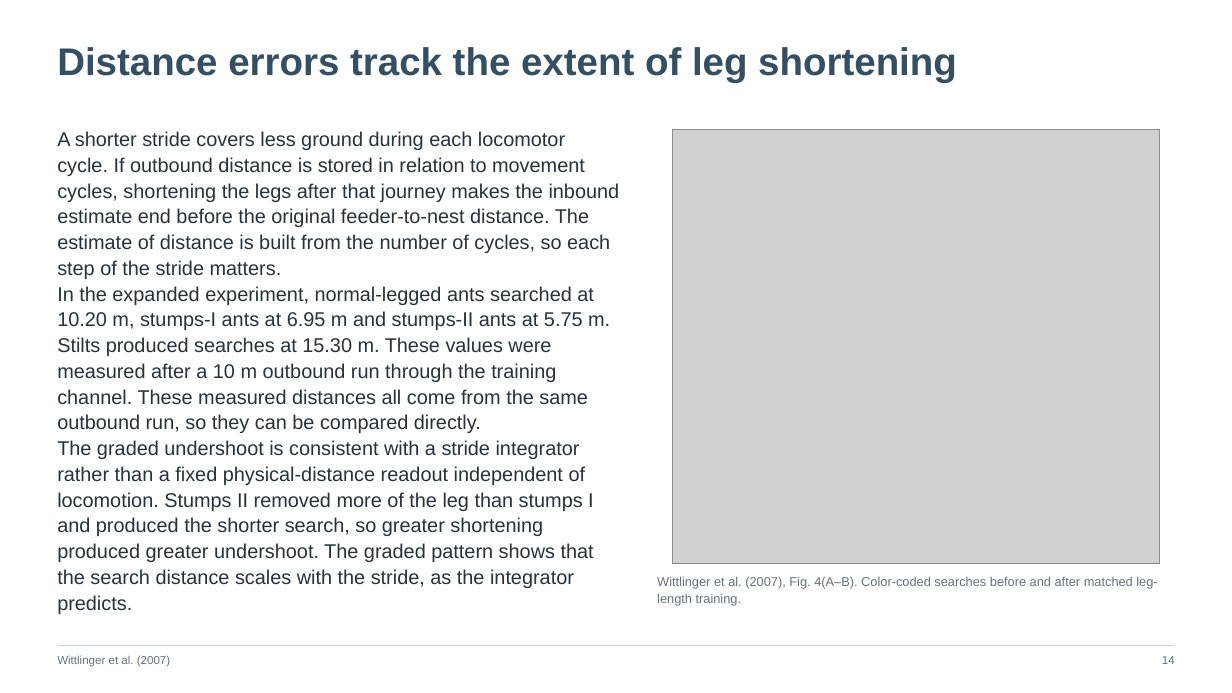
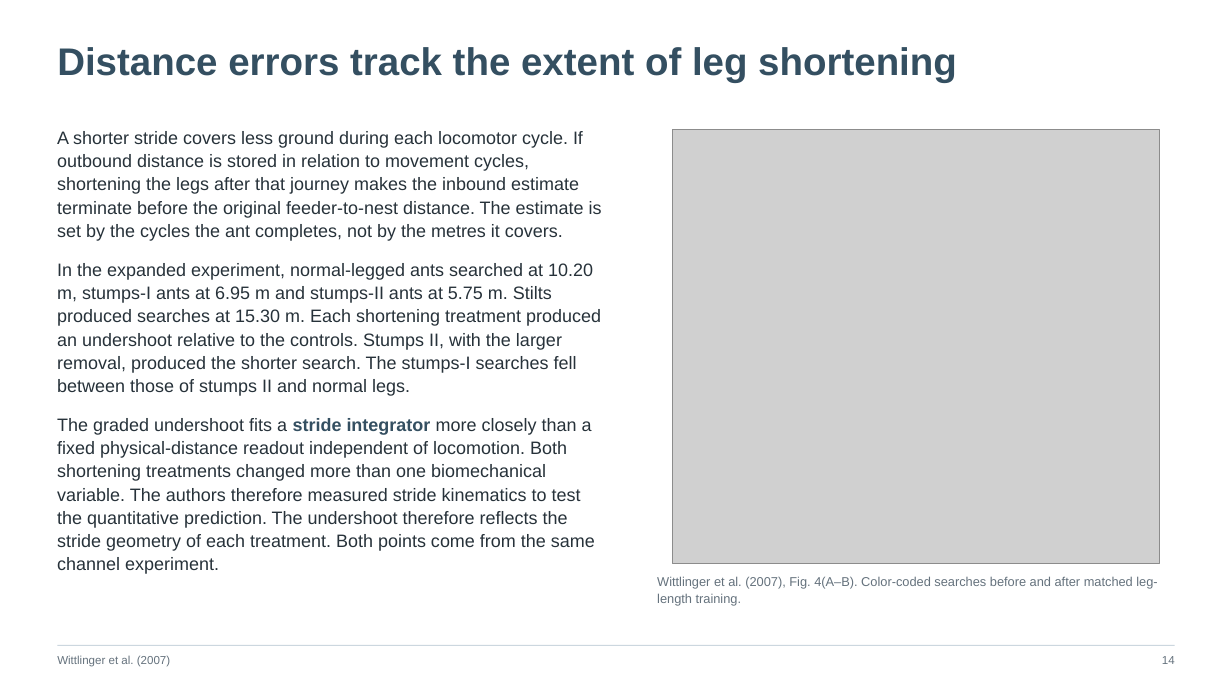
Before and after one commit to jordanxxlopez/NEUROETHOLOGY, a slide deck: slide 18 of scaffolded/Neuroethology_Lecture28_FA2026_SCAFFOLDED.pptx (slide 20 before the commit). Drawn at 1232x693 pixels with LibreOffice and Linux fonts; fonts in the diff are those of the drawing; grey boxes stand for pictures. Boxes give left, top, right and bottom in pixels: in the first picture for what was removed or moved away, otherwise in the second. Text is boxed around its words. In the diff, an @@ line names an element or a change of style, - is before the commit and + after.

```diff
--- a/scaffolded/Neuroethology_Lecture28_FA2026_SCAFFOLDED.pptx
+++ b/scaffolded/Neuroethology_Lecture28_FA2026_SCAFFOLDED.pptx
@@ text at (57, 131, 602, 574): text changed; size 15.5 to 14 pt @@
-A shorter stride covers less ground during each locomotor cycle. If outbound distance is stored in relation to movement cycles, shortening the legs after that journey makes the inbound estimate end before the original feeder-to-nest distance. The estimate of distance is built from the number of cycles, so each step of the stride matters.
-In the expanded experiment, normal-legged ants searched at 10.20 m, stumps-I ants at 6.95 m and stumps-II ants at 5.75 m. Stilts produced searches at 15.30 m. These values were measured after a 10 m outbound run through the training channel. These measured distances all come from the same outbound run, so they can be compared directly.
-The graded undershoot is consistent with a stride integrator rather than a fixed physical-distance readout independent of locomotion. Stumps II removed more of the leg than stumps I and produced the shorter search, so greater shortening produced greater undershoot. The graded pattern shows that the search distance scales with the stride, as the integrator predicts.
+A shorter stride covers less ground during each locomotor cycle. If outbound distance is stored in relation to movement cycles, shortening the legs after that journey makes the inbound estimate terminate before the original feeder-to-nest distance. The estimate is set by the cycles the ant completes, not by the metres it covers.
+In the expanded experiment, normal-legged ants searched at 10.20 m, stumps-I ants at 6.95 m and stumps-II ants at 5.75 m. Stilts produced searches at 15.30 m. Each shortening treatment produced an undershoot relative to the controls. Stumps II, with the larger removal, produced the shorter search. The stumps-I searches fell between those of stumps II and normal legs.
+The graded undershoot fits a stride integrator more closely than a fixed physical-distance readout independent of locomotion. Both shortening treatments changed more than one biomechanical variable. The authors therefore measured stride kinematics to test the quantitative prediction. The undershoot therefore reflects the stride geometry of each treatment. Both points come from the same channel experiment.
```
Also in this commit, not shown: 55 other slides changed, 3 slides added, 3 slides removed, 3 other files.
